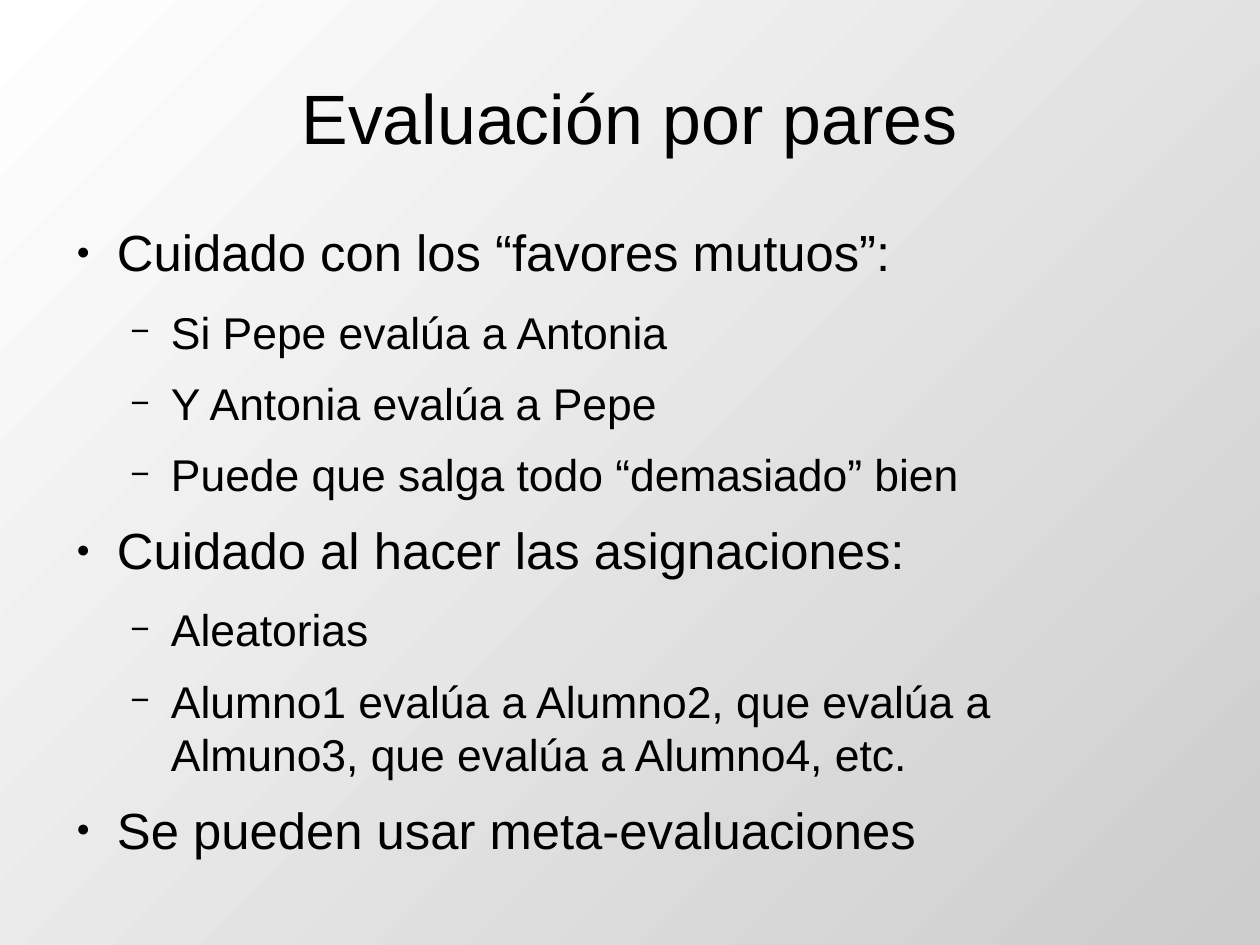
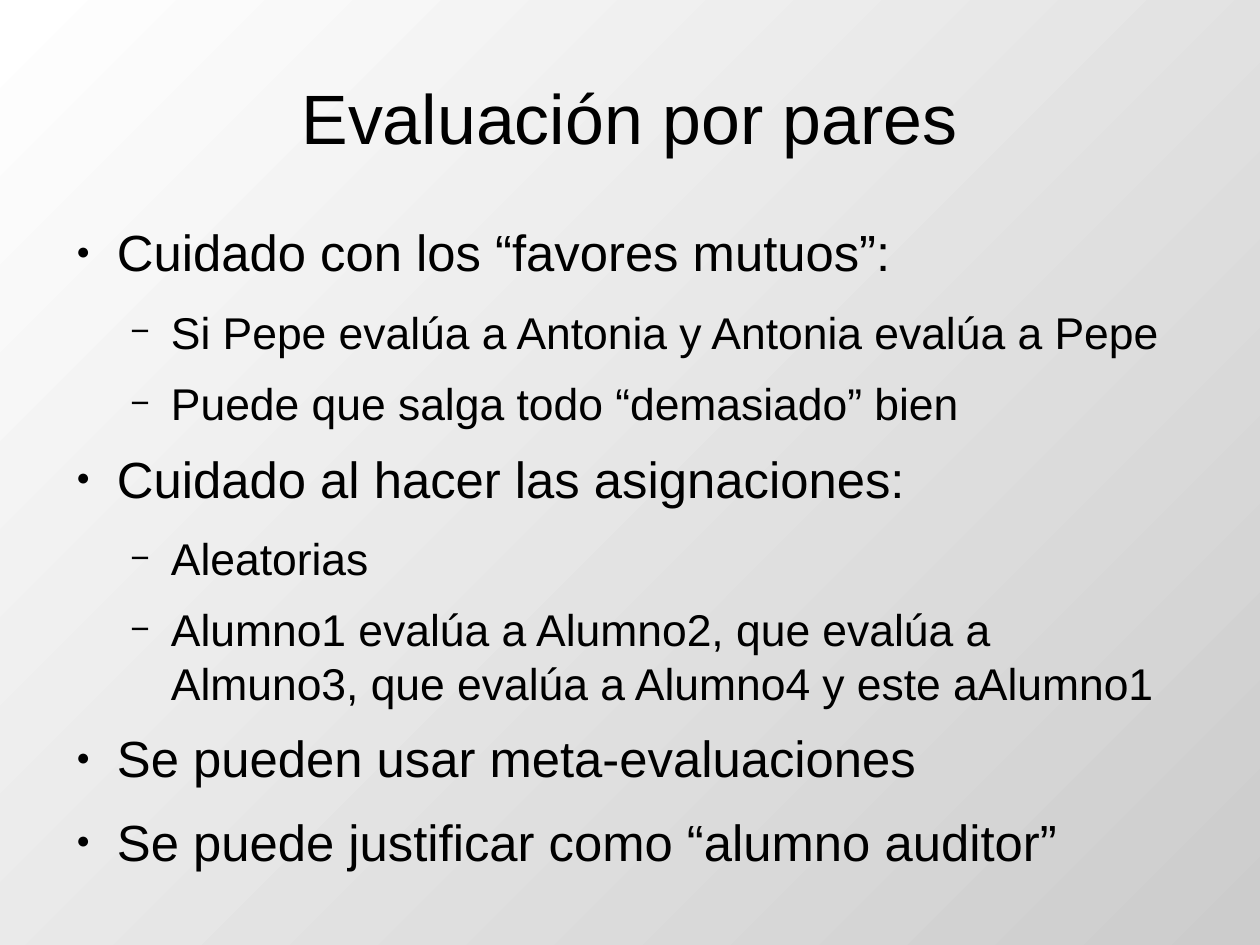
Before and after one commit to DrPantera/wikis4education, a slide deck: slide 12 of uca-2013_07/tema-5-EvaluacionWikis.odp. Drawn at 1260x945 pixels with LibreOffice and Linux fonts; fonts in the diff are those of the drawing. Boxes give left, top, right and bottom in pixels: in the first picture for what was removed or moved away, otherwise in the second. Text is boxed around its words. In the diff, an @@ line names an element or a change of style, - is before the commit and + after.

Commit message:
Auditor

```diff
--- a/uca-2013_07/tema-5-EvaluacionWikis.odp
+++ b/uca-2013_07/tema-5-EvaluacionWikis.odp
@@ text at bbox=[171, 316, 1159, 358]: text changed @@
-  − Si Pepe evalúa a Antonia
-  − Y Antonia evalúa a Pepe
+  − Si Pepe evalúa a Antonia y Antonia evalúa a Pepe
@@ text at bbox=[171, 613, 1153, 709]: text changed @@
-  − Alumno1 evalúa a Alumno2, que evalúa a Almuno3, que evalúa a Alumno4, etc.
+  − Alumno1 evalúa a Alumno2, que evalúa a Almuno3, que evalúa a Alumno4 y este aAlumno1
@@ text at bbox=[117, 824, 1057, 871]: paragraph added @@
+● Se puede justificar como “alumno auditor”
```
Also in this commit, not shown: 1 other file.
